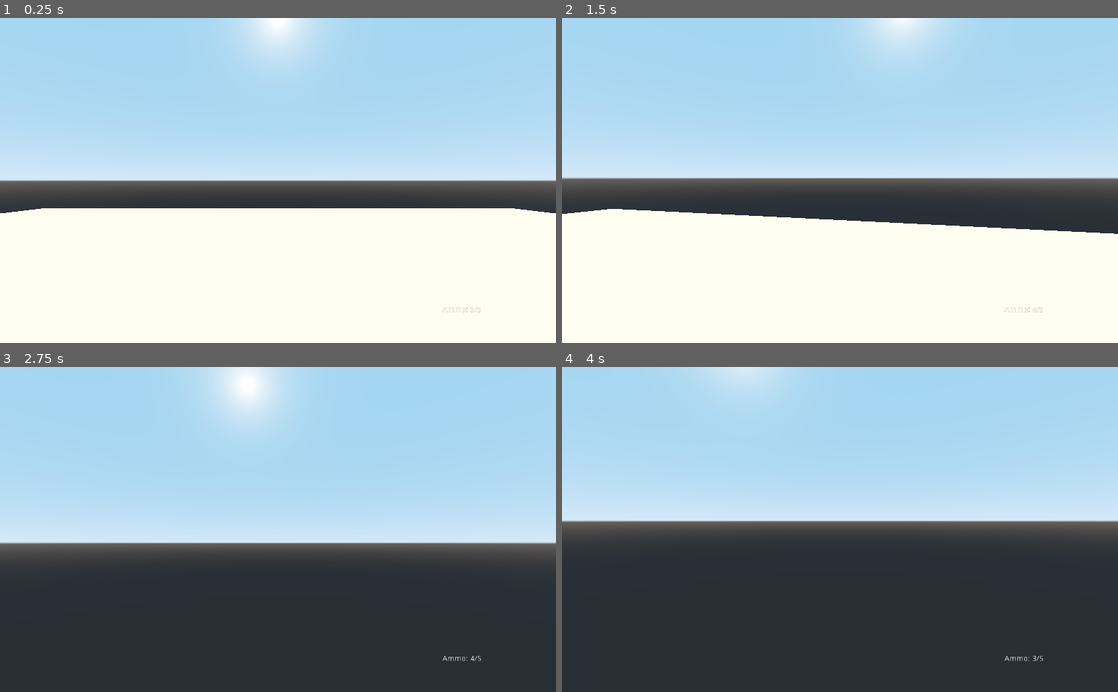
Above: before the commit, frames 1-4 (two rows, left to right).
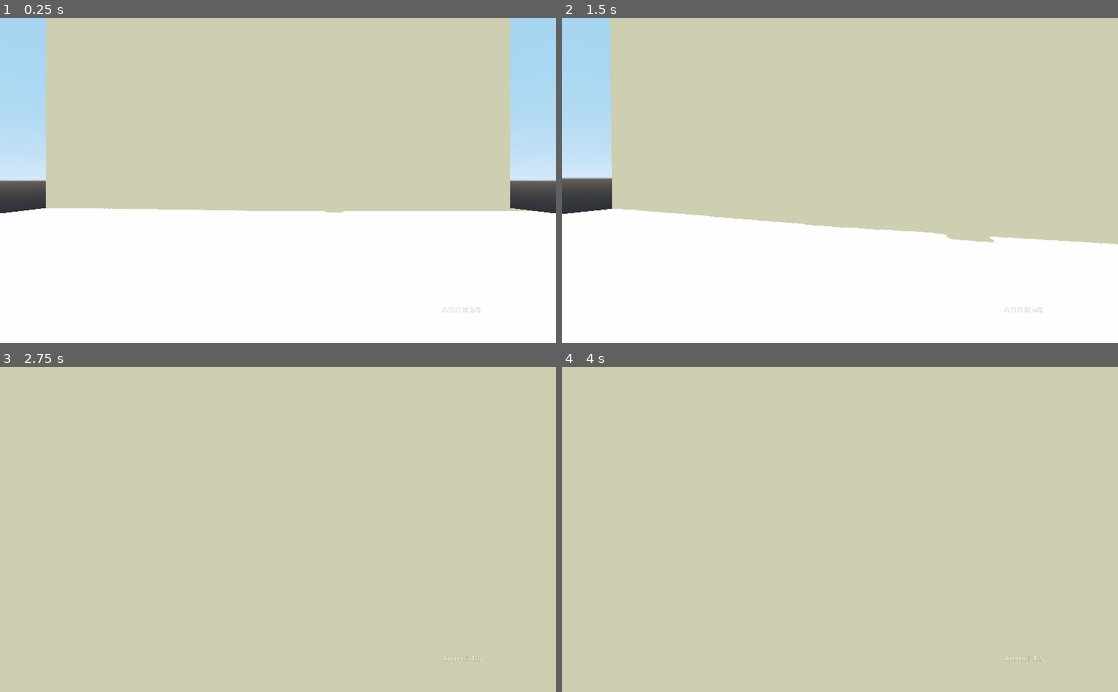
Above: after the commit, the same moments.

Repository: mc-carthy/gdBasicFps
Game: Godot game, scene res://Scenes/World.tscn
The game is run twice, just before and just after one commit, with the same random seed, the same clock (stepped at 60 frames per second) and the same inputs.
Inputs (mouse positions are in pixels of both pictures, inside the frame that each line leads up to):
- Up to frame 1 (0.25 s): no input
- Up to frame 2 (1.5 s): tap Enter at 0.5 s; move the mouse to (867, 180) at 0.52 s; hold W (move_forward) from 0.53 s (still down); tap E (interact, bound only after the commit) at 0.6 s; tap Space (jump) at 0.77 s; move the mouse to (812, 180) at 1.27 s; click (812, 180) at 1.35 s
- Up to frame 3 (2.75 s): keep holding W (move_forward); tap Space (jump) at 1.52 s; tap E (interact, bound only after the commit) at 1.55, 2.1 s; move the mouse to (289, 523) at 2.02 s
- Up to frame 4 (4 s): keep holding W (move_forward); tap Space (jump) at 2.75, 3.02, 3.77 s; move the mouse to (834, 536) at 2.77 s; tap E (interact, bound only after the commit) at 2.85, 3.8 s; tap Enter at 3.5 s; move the mouse to (878, 532) at 3.52 s; click (878, 532) at 3.6 s

The runs differ from the first frame. In frame 1, 49% of the frame differs, in the area x 8-96%, y 0-60%; in frame 2, 59%; in frame 3, 100%, in the area x 0-100%, y 0-100%; in frame 4, 100%.

Commit message:
Interables functioning

Diff:
--- /dev/null
+++ b/Interactable/Interactable.gd
@@ -0,0 +1,8 @@
+extends Node
+class_name Interactable
+
+func get_interaction_text() -> String:
+	return 'Interact'
+
+func interact() -> void:
+	print('Interacted with %s' % name)
--- /dev/null
+++ b/Player/Interaction.gd
@@ -0,0 +1,29 @@
+extends RayCast
+
+onready var interaction_label: Label = $'/root/World/UI/InteractionLabel'
+onready var interact_key: String = OS.get_scancode_string(InputMap.get_action_list('interact')[0].scancode)
+var current_collider
+
+func _ready() -> void:
+	set_interaction_text('')
+
+func _process(delta: float) -> void:
+	var collider: Object = get_collider()
+	if is_colliding() and collider is Interactable:
+		if current_collider != collider:
+			current_collider = collider
+			set_interaction_text(collider.get_interaction_text())
+
+		if Input.is_action_just_pressed('interact'):
+			collider.interact()
+			set_interaction_text(collider.get_interaction_text())
+	elif current_collider:
+		current_collider = null
+		set_interaction_text('')
+func set_interaction_text(text: String) -> void:
+	if text:
+		interaction_label.set_text('Press %s to %s' % [interact_key, text])
+		interaction_label.set_visible(true)
+	else:
+		interaction_label.set_text('')
+		interaction_label.set_visible(false)
--- a/Player/Player.tscn
+++ b/Player/Player.tscn
@@ -1,7 +1,8 @@
-[gd_scene load_steps=5 format=2]
+[gd_scene load_steps=6 format=2]
 
 [ext_resource path="res://Player/Player.gd" type="Script" id=1]
 [ext_resource path="res://Player/Shotgun.gd" type="Script" id=2]
+[ext_resource path="res://Player/Interaction.gd" type="Script" id=3]
 
 [sub_resource type="CapsuleShape" id=1]
 radius = 0.75
@@ -24,6 +25,12 @@
 enabled = true
 cast_to = Vector3( 0, 0, -100 )
 
+[node name="InteractionRaycast" type="RayCast" parent="Head/Camera"]
+enabled = true
+cast_to = Vector3( 0, 0, -2 )
+collision_mask = 2
+script = ExtResource( 3 )
+
 [node name="CollisionShape" type="CollisionShape" parent="."]
 transform = Transform( 1, 0, 0, 0, -1.62921e-07, -1, 0, 1, -1.62921e-07, 0, 0, 0 )
 shape = SubResource( 1 )
--- a/Scenes/World.tscn
+++ b/Scenes/World.tscn
@@ -1,12 +1,19 @@
-[gd_scene load_steps=6 format=2]
+[gd_scene load_steps=9 format=2]
 
 [ext_resource path="res://Player/Player.tscn" type="PackedScene" id=1]
+[ext_resource path="res://Interactable/Interactable.gd" type="Script" id=2]
 
 [sub_resource type="BoxShape" id=3]
 extents = Vector3( 20, 0.5, 20 )
 
 [sub_resource type="CubeMesh" id=4]
 size = Vector3( 40, 1, 40 )
+
+[sub_resource type="BoxShape" id=7]
+extents = Vector3( 0.5, 0.5, 0.5 )
+
+[sub_resource type="CubeMesh" id=8]
+size = Vector3( 1, 1, 1 )
 
 [sub_resource type="SphereShape" id=5]
 radius = 0.5
@@ -28,6 +35,32 @@
 [node name="MeshInstance" type="MeshInstance" parent="Ground"]
 transform = Transform( 1, 0, 0, 0, 1, 0, 0, 0, 1, 0, -0.5, 0 )
 mesh = SubResource( 4 )
+material/0 = null
+
+[node name="Wall" type="StaticBody" parent="."]
+transform = Transform( 1, 0, 0, 0, -4.37114e-08, -1, 0, 1, -4.37114e-08, 0, 0, -20 )
+
+[node name="CollisionShape" type="CollisionShape" parent="Wall"]
+transform = Transform( 1, 0, 0, 0, 1, 0, 0, 0, 1, 0, -0.5, 0 )
+shape = SubResource( 3 )
+
+[node name="MeshInstance" type="MeshInstance" parent="Wall"]
+transform = Transform( 1, 0, 0, 0, 1, 0, 0, 0, 1, 0, -0.5, 0 )
+mesh = SubResource( 4 )
+material/0 = null
+
+[node name="Interactable" type="StaticBody" parent="."]
+transform = Transform( 1, 0, 0, 0, 1, 0, 0, 0, 1, 0, 5, -18 )
+collision_layer = 2
+script = ExtResource( 2 )
+
+[node name="CollisionShape" type="CollisionShape" parent="Interactable"]
+transform = Transform( 1, 0, 0, 0, 1, 0, 0, 0, 1, 0, -0.5, 0 )
+shape = SubResource( 7 )
+
+[node name="MeshInstance" type="MeshInstance" parent="Interactable"]
+transform = Transform( 1, 0, 0, 0, 1, 0, 0, 0, 1, 0, -0.5, 0 )
+mesh = SubResource( 8 )
 material/0 = null
 
 [node name="Target" type="StaticBody" parent="." groups=[
@@ -84,3 +117,20 @@
 __meta__ = {
 "_edit_use_anchors_": false
 }
+
+[node name="InteractionLabel" type="Label" parent="UI"]
+anchor_top = 1.0
+anchor_right = 1.0
+anchor_bottom = 1.0
+margin_top = -57.0
+text = "Press 'E' to interact"
+align = 1
+valign = 1
+__meta__ = {
+"_edit_use_anchors_": false
+}
+
+[node name="DirectionalLight" type="DirectionalLight" parent="."]
+transform = Transform( 0.446766, 0.57716, -0.683584, 0.49898, 0.473448, 0.725855, 0.742576, -0.665382, -0.0764709, 0, 5.99404, 0 )
+light_energy = 16.0
+shadow_enabled = true
--- a/default_env.tres
+++ b/default_env.tres
@@ -5,5 +5,5 @@
 [resource]
 background_mode = 2
 background_sky = SubResource( 1 )
-ambient_light_color = Color( 1, 1, 0.941176, 1 )
+ambient_light_color = Color( 0.807843, 0.807843, 0.686275, 1 )
 ambient_light_sky_contribution = 0.0
--- a/project.godot
+++ b/project.godot
@@ -10,11 +10,17 @@
 
 _global_script_classes=[ {
 "base": "Node",
+"class": "Interactable",
+"language": "GDScript",
+"path": "res://Interactable/Interactable.gd"
+}, {
+"base": "Node",
 "class": "Weapon",
 "language": "GDScript",
 "path": "res://Player/Weapon.gd"
 } ]
 _global_script_class_icons={
+"Interactable": "",
 "Weapon": ""
 }
 
@@ -61,6 +67,11 @@
 "events": [ Object(InputEventKey,"resource_local_to_scene":false,"resource_name":"","device":0,"alt":false,"shift":false,"control":false,"meta":false,"command":false,"pressed":false,"scancode":82,"unicode":0,"echo":false,"script":null)
  ]
 }
+interact={
+"deadzone": 0.5,
+"events": [ Object(InputEventKey,"resource_local_to_scene":false,"resource_name":"","device":0,"alt":false,"shift":false,"control":false,"meta":false,"command":false,"pressed":false,"scancode":69,"unicode":0,"echo":false,"script":null)
+ ]
+}
 
 [rendering]
 
